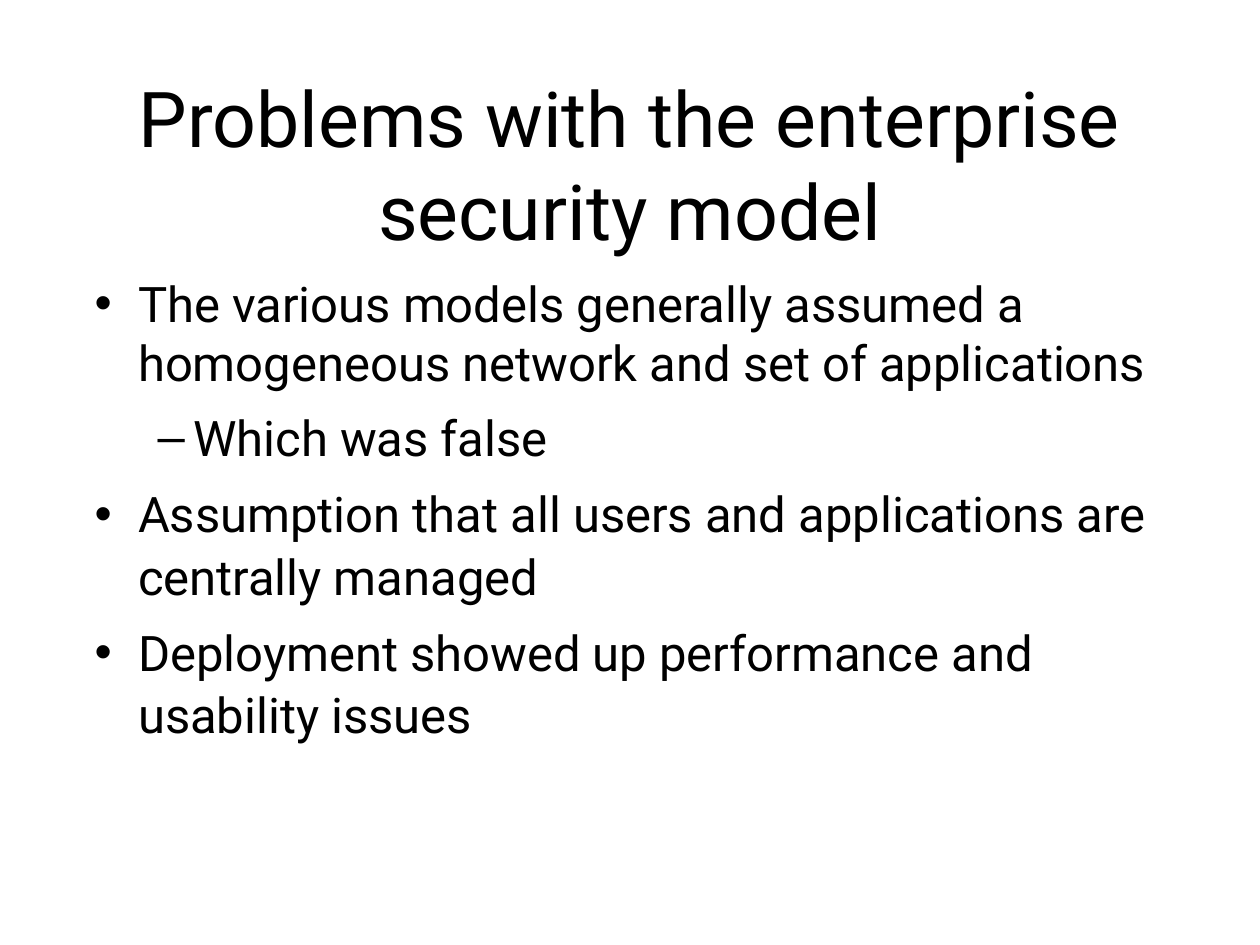
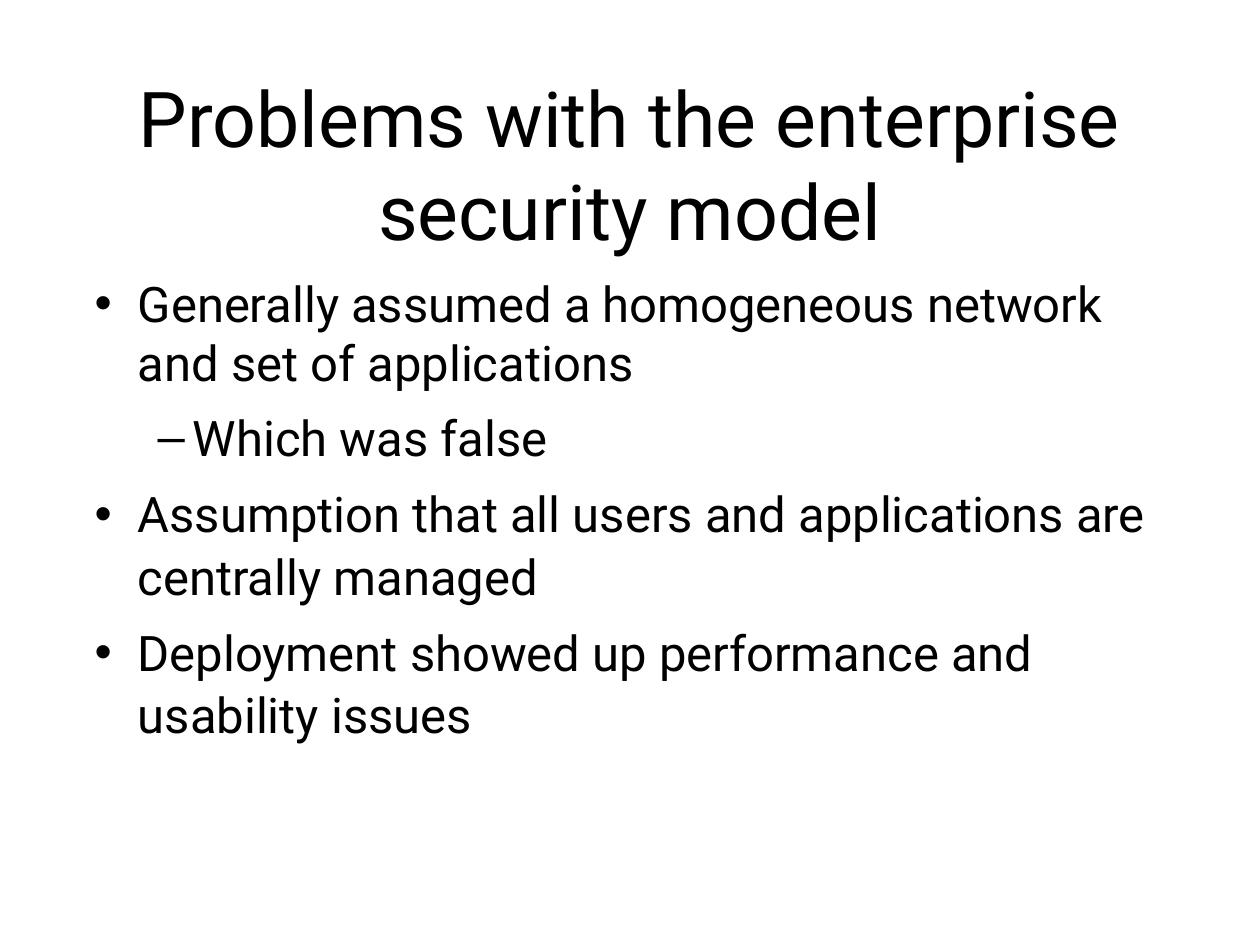
Before and after one commit to sftcd/cs7053, a slide deck: slide 19 of 2016lectures/02-concepts.ppt. Drawn at 1260x945 pixels with LibreOffice and Linux fonts; fonts in the diff are those of the drawing. Boxes give left, top, right and bottom in pixels: in the first picture for what was removed or moved away, otherwise in the second. Text is boxed around its words. In the diff, an @@ line names an element or a change of style, - is before the commit and + after.

```diff
--- a/2016lectures/02-concepts.ppt
+++ b/2016lectures/02-concepts.ppt
@@ text at <box>138,285,1102,391</box>: text changed @@
-• The various models generally assumed a homogeneous network and set of applications
+• Generally assumed a homogeneous network and set of applications
```
Also in this commit, not shown: 37 other slides changed, 9 other files.
